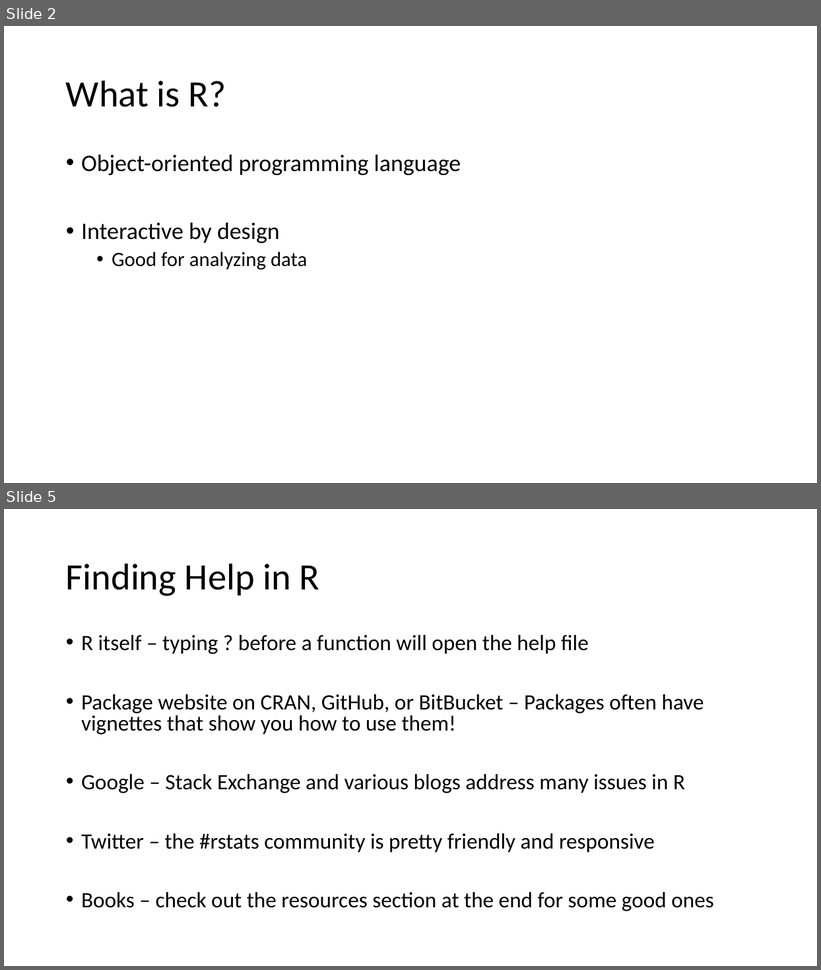
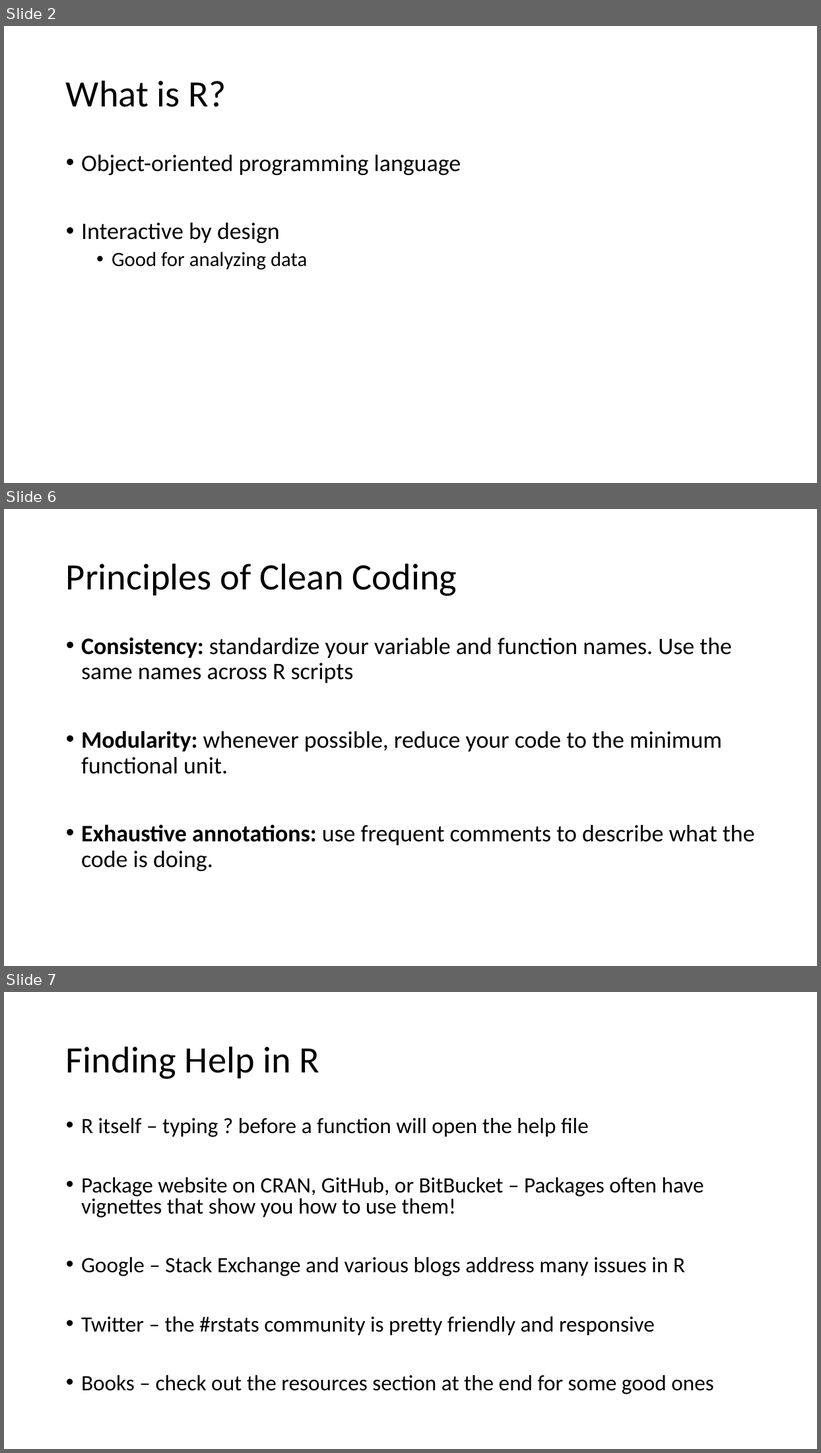
Before and after one commit to jstinzi/R-UNM-Biology-Workshop, a slide deck: Beginner Workshop/Introductory Concepts in R.pptx. Shown one above the other, each under a label of ours: slides 2 and 5 before the commit, slides 2, 6 and 7 after it; the slides between them are not shown. The pictures are 821x970 and 821x1453 pixels, drawn with LibreOffice and Linux fonts; fonts in the diff are those of the drawing. Boxes give left, top, right and bottom in pixels: in the first picture for what was removed or moved away, otherwise in the second. Text is boxed around its words. In the diff, an @@ line names an element or a change of style, - is before the commit and + after.

```diff
--- a/Beginner Workshop/Introductory Concepts in R.pptx
+++ b/Beginner Workshop/Introductory Concepts in R.pptx
@@ slide 6 added at [4, 509, 817, 966], background #FFFFFF @@
@@ title added at [66, 563, 457, 596], 44 pt, text #000000 @@
+Principles of Clean Coding
@@ text added at [81, 638, 755, 871], 28 pt, text #000000 @@
+• Consistency: standardize your variable and function names. Use the same names across R scripts
+• Modularity: whenever possible, reduce your code to the minimum functional unit.
+• Exhaustive annotations: use frequent comments to describe what the code is doing.
@@ what was slide 5 is now slide 7 @@
```
Also in this commit, not shown: 1 slide changed, 3 other slides added, 2 slides removed, 6 other files.
